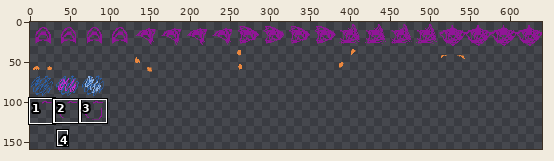
One commit to this sprite sheet: assets/sheet.png. The first picture is a wide view before the edit; the outline marks the close-up.
Close-up. Before the edit:
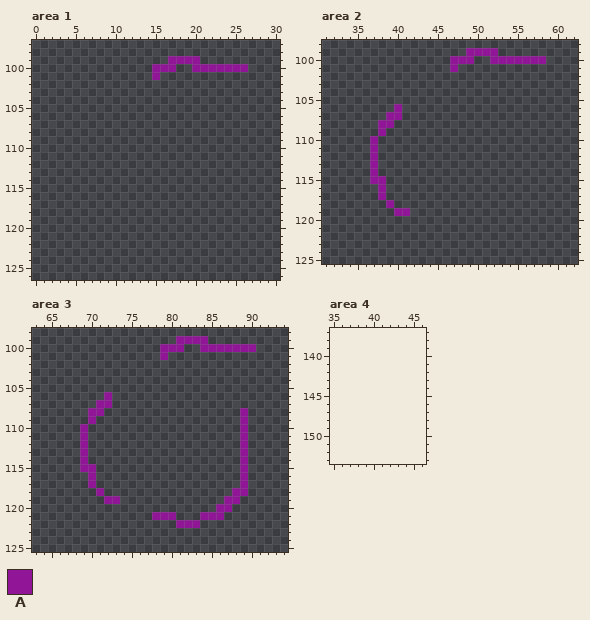
The file is 640x128 pixels. Shown: area 1: x 0..30, y 97..126; area 2: x 31..62, y 98..125; area 3: x 63..94, y 98..125; area 4: x 35..46, y 137..153. The old version is drawn lined up with the new one, on the new canvas. The wide view leaves out empty margins. The commit also changed other parts of the picture, which this record leaves out.
Palette (. is transparent): A #911597
Pixels before, area 1, first column x 15:
 99 ..AAAA......
100 AAA..AAAAAAA
101 A...........
Pixels before, area 2, first column x 37:
 99 ............AAAA......
100 ..........AAA..AAAAAAA
101 ..........A...........
102 ......................
103 ......................
104 ......................
105 ......................
106 ...A..................
107 ..AA..................
108 .AA...................
109 .A....................
110 A.....................
111 A.....................
112 A.....................
113 A.....................
114 A.....................
115 AA....................
116 .A....................
117 .A....................
118 ..A...................
119 ...AA.................
Pixels before, area 3, first column x 69:
 99 ............AAAA......
100 ..........AAA..AAAAAAA
101 ..........A...........
102 ......................
103 ......................
104 ......................
105 ......................
106 ...A..................
107 ..AA..................
108 .AA.................A.
109 .A..................A.
110 A...................A.
111 A...................A.
112 A...................A.
113 A...................A.
114 A...................A.
115 AA..................A.
116 .A..................A.
117 .A..................A.
118 ..A................AA.
119 ...AA.............AA..
120 .................AA...
121 .........AAA...AAA....
122 ............AAA.......
Once edited:
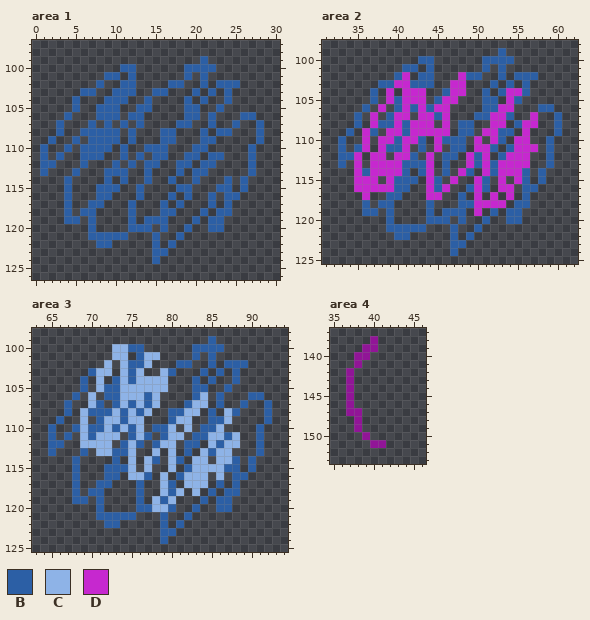
Colours new in this view: B #2c5fa5  C #8eb3e7  D #c628cf
What changed:
canvas 640x128 -> 640x160
Changed rows in their new state; - is an unchanged pixel.
Area 1:
first column x 1:
 99 ----------------....B-------
100 ----------BB--...-BBBB....--
101 --------BB-B--.---B-B-------
102 -------B--BB----BB--B-BBB---
103 -----BB--BBB--BB---B-B-B----
104 ----B---BBB--B----B-B--B----
105 ----B--BBB--BB----BB--B-----
106 ---B---BBB-BB-----BB-B---BB-
107 --B---B-B-B-B----BB--B--B--B
108 --B--BBBBB-B---BB---B-BB---B
109 -B--B-BBBB-B---BB---BB-----B
110 B--B-BBBB-B--BBB---BB-----B-
111 B-B--BBB--B-B-BB--BB-BB---B-
112 BB---B---B-B-BB--BB-BB----B-
113 B---B---BBB--B---B-BB-----B-
114 ---B----B-B--B--B--B---B-B--
115 ---B---BBB--B----BB---BB-B--
116 ---B---BB---B---B-B--B-BB---
117 ---B--BB---B---B-B---B-B----
118 ---B-BB----B---BB---B-BB----
119 ---BB-B----B-BBB---B-BB-----
120 ------B----BBB-B--B--BB-----
121 ------BBBBB---B--B----------
122 -------BB-----B-B-----------
123 --------------BB------------
124 --------------B-------------
Area 2:
first column x 33:
 99 ----------------....B-------
100 ----------BB--...-BBBB....--
101 --------BB-B--.---B-B-------
102 -------BD-BB---DBB--B-BBB---
103 -----BBDDBBB--DD---B-B-B----
104 ----B-D-DDD--BDD--B-BDDB----
105 ----B-DBDDD-BDD---BB-DB-----
106 ---B-D-BDBDBDD----BBDD---BB-
107 --B-D-BDD-DDBD---BBDDB--D--B
108 --B-DBBDBDDD-D-BB--DD-BDD--B
109 -B-DB.DDBDDDDD-BB-DDBB-D---B
110 B--D.DDBDDB-DBBB-D-DB-DD--B-
111 B-BD.DBBD-B-D-BB-DDB-BDDD-B-
112 BBD-DD-DDB-D-BB-DBD-BDDD--B-
113 B-D-DDDDBBBD-B--DBDBDDDD--B-
114 --DBDDDDB-BD-B-DB-DBDDDB-B--
115 --DDD.DBBB-DB-D--DB-D-DB-B--
116 --DDDDDBB--DBD--BDB-DD-BB---
117 ---D-.BB---DD--B-D-D-D-B----
118 ---B-BB----B---BBDDDD-BB----
119 ---BB-B..--B-BBB-D-B-BB-----
120 ------B----BBB-B--B--BB-----
121 ------BBBBB---B--B----------
122 -------BB-----B-B-----------
123 --------------BB------------
124 --------------B-------------
Area 3:
first column x 65:
 99 ----------------....B-------
100 --------CCBB--...-BBBB....--
101 --------CC-BCC.---B-B-------
102 -------C-CBBC---BB--B-BBB---
103 -----BCC-CBC--CB---B-B-B----
104 ----B-C-BCBCCCC---B-B--B----
105 ----B-CBBCCCCCC---BB--B-----
106 ---B-C-BBCCCBC----BC-B---BB-
107 --B--CB.BCBCBC---BCC-B--B--B
108 --B-CBBBCBCBC--BBCC-B-CB.--B
109 -B--C.BCCBCC---BCC--BBC-.--B
110 B--BCBBCBCBC-BBC-C-BBC--.-B-
111 B-B-CBCCC-BCB-BCC-BBCCBC.-B-
112 BB--CCCC-BCB-BCC-BB-CBCC.-B-
113 B---B-CCBBC--C-C-B-CBCC-.-B-
114 ---B.---B-C-CB-CB-CC-CCB.B--
115 ---B..-BBBC-C--C-BCCCCBB.B--
116 ---B-.-BB-CCB-C-BCCC-C-BB---
117 ---B-.BB---B--CB-CCC-B-B.---
118 ---B-BB----B--CBC-C-B-BB.---
119 ---BB-B..--B-CBC---B-BB.----
120 ------B----BBCCB--B--BB-----
121 ------BBBBB--.B.-B-...------
122 -------BB-----B-B..---------
123 --------------BB------------
124 --------------B-------------
Area 4:
first column x 37:
138 ---A-
139 --AA-
140 -AA--
141 -A---
142 A----
143 A----
144 A----
145 A----
146 A----
147 AA---
148 -A---
149 -A---
150 --A--
151 ---AA
